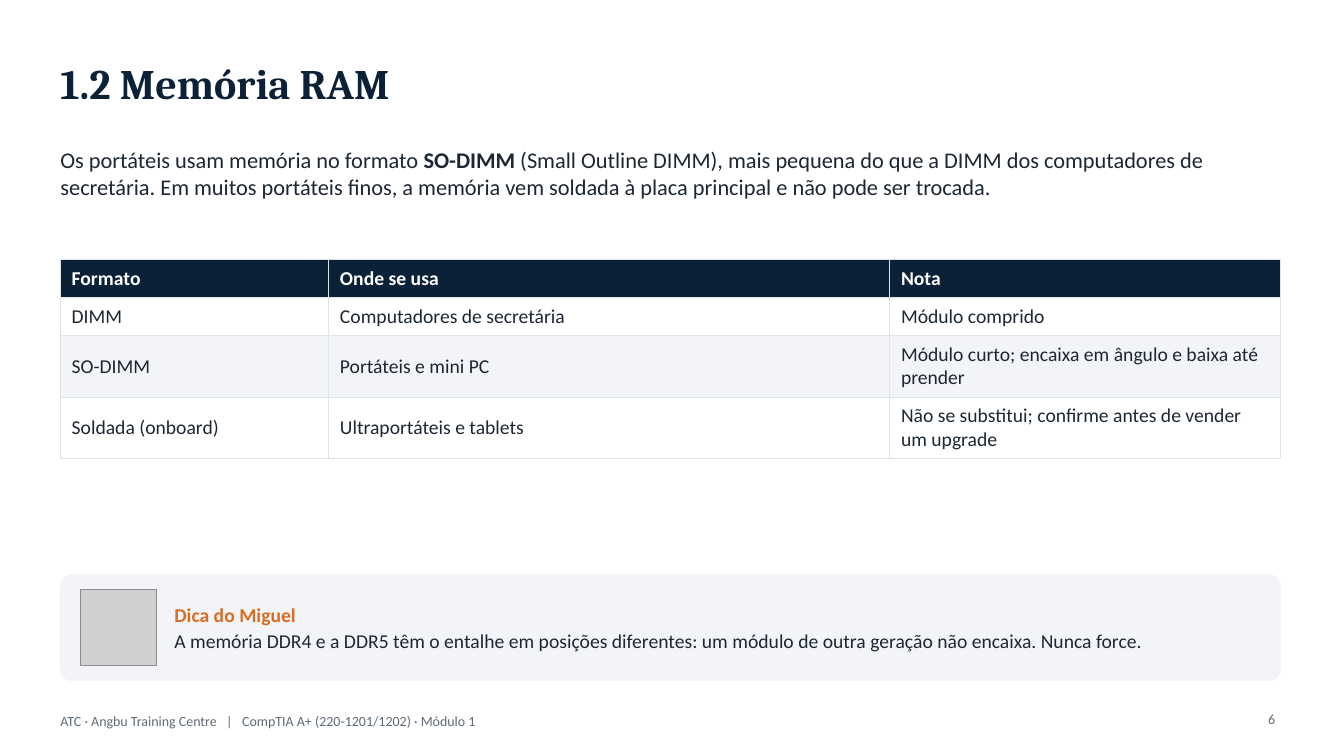
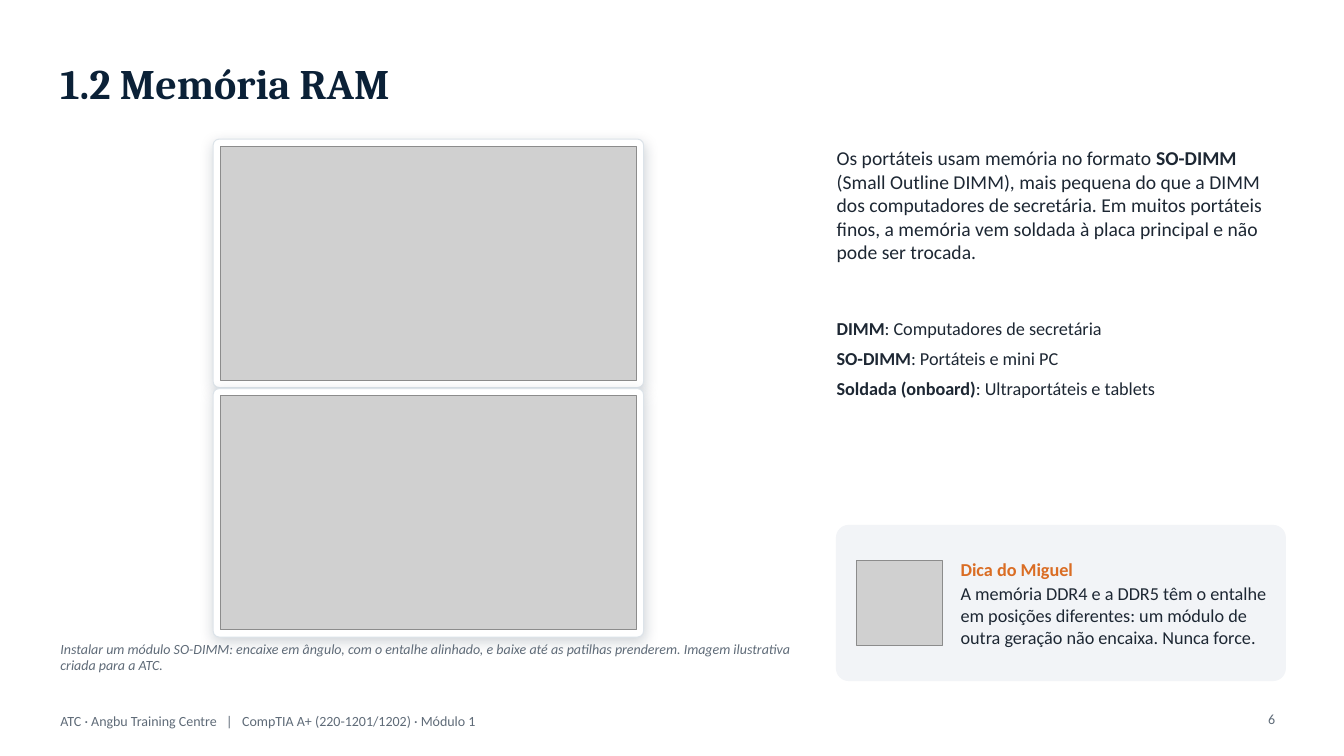
Before and after one commit to almeidaojose36/atc_lms, a slide deck: slide 6 of producao/apresentacoes/CompTIA_A+_Modulo1.pptx. Drawn at 1344x756 pixels with LibreOffice and Linux fonts; fonts in the diff are those of the drawing; grey boxes stand for pictures; background and template pictures are left out. Boxes give left, top, right and bottom in pixels: in the first picture for what was removed or moved away, otherwise in the second. Text is boxed around its words. In the diff, an @@ line names an element or a change of style, - is before the commit and + after.

```diff
--- a/producao/apresentacoes/CompTIA_A+_Modulo1.pptx
+++ b/producao/apresentacoes/CompTIA_A+_Modulo1.pptx
@@ rounded rectangle added at (213,139,643,387), fill #FFFFFF, outline #DCE3E9 0.75 pt @@
@@ picture added at (220,146,636,381) @@
@@ text "Os portáteis usam memória no ...": place and size @@
-text "Os portáteis usam memória no ..." at (60,152,1203,199)
+text "Os portáteis usam memória no ..." at (837,151,1261,262)
@@ text "Os portáteis usam memória no ..." at (837,151,1261,262): size 16 to 14 pt @@
@@ table removed at (60,260,1280,454), 4 rows, 3 columns @@
-Formato | Onde se usa | Nota
-DIMM | Computadores de secretária | Módulo comprido
-SO-DIMM | Portáteis e mini PC | Módulo curto; encaixa em ângulo e baixa até prender
-Soldada (onboard) | Ultraportáteis e tablets | Não se substitui; confirme antes de vender um upgrade
@@ text added at (837,322,1155,398), 13 pt, text #1D2733 @@
+• DIMM: Computadores de secretária
+• SO-DIMM: Portáteis e mini PC
+• Soldada (onboard): Ultraportáteis e tablets
@@ rounded rectangle: place and size @@
-rounded rectangle at (60,575,1280,681)
+rounded rectangle at (213,388,643,636)
@@ rounded rectangle at (213,388,643,636): fill #F2F4F7 to #FFFFFF; outline #F2F4F7 1 pt to #DCE3E9 0.75 pt; shadow on; proportions changed @@
@@ picture added at (220,395,636,630) @@
@@ rounded rectangle added at (837,525,1286,681), fill #F2F4F7, outline #F2F4F7 1 pt @@
@@ text "Dica do Miguel": place and size @@
-text "Dica do Miguel" at (174,608,1142,652)
+text "Dica do Miguel" at (961,563,1266,647)
@@ text "Dica do Miguel" at (961,563,1266,647): size 14 to 13 pt @@
@@ picture: place and size @@
-picture at (81,590,156,665)
+picture at (857,561,943,646)
@@ text added at (60,644,790,673), 10 pt, text #5F6B78, italic @@
+Instalar um módulo SO-DIMM: encaixe em ângulo, com o entalhe alinhado, e baixe até as patilhas prenderem. Imagem ilustrativa criada para a ATC.
```
Also in this commit, not shown: 3 other slides changed, 5 slides added, 2 slides removed, 27 other files.
